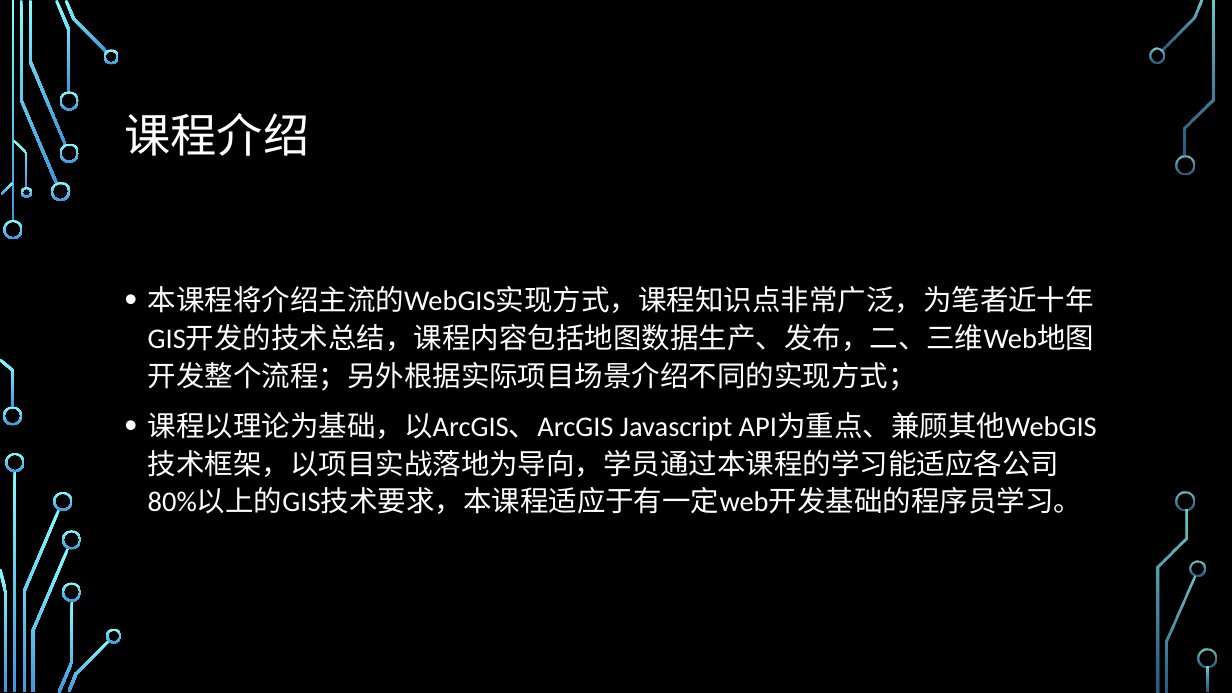
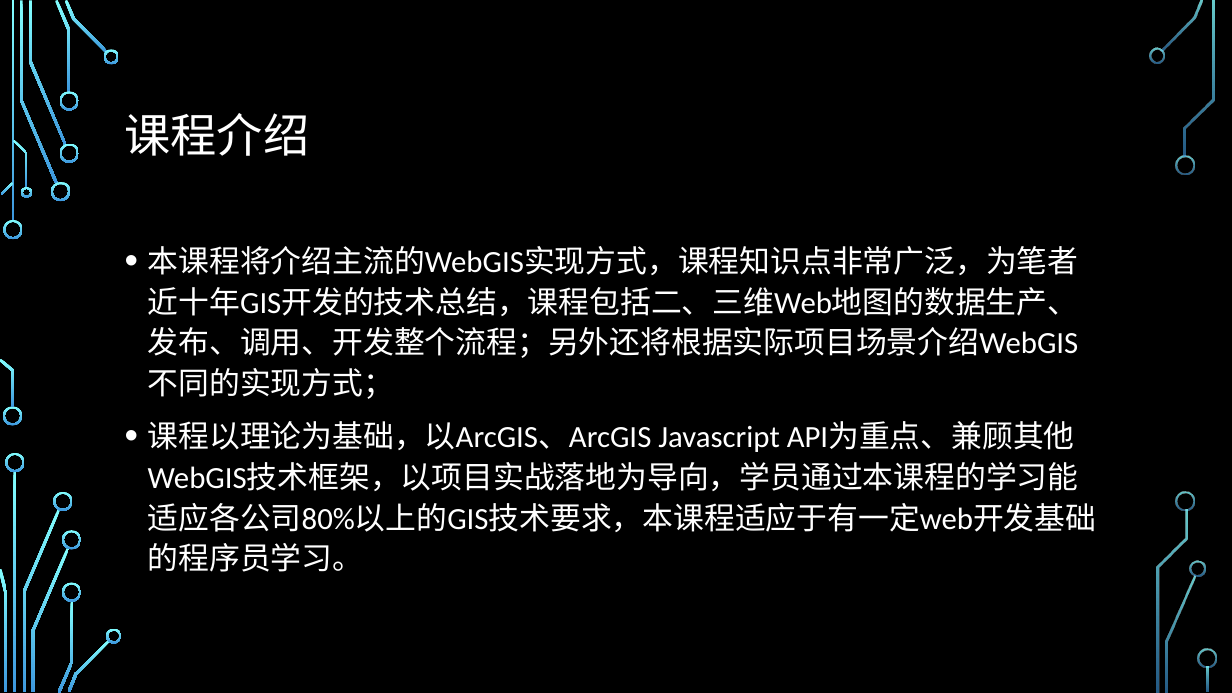
Before and after one commit to guojs/webgis, a slide deck: slide 3 of resource/WebGIS课程大纲.pptx. Drawn at 1232x693 pixels with LibreOffice and Linux fonts; fonts in the diff are those of the drawing; background and template pictures are left out. Boxes give left, top, right and bottom in pixels: in the first picture for what was removed or moved away, otherwise in the second. Text is boxed around its words. In the diff, an @@ line names an element or a change of style, - is before the commit and + after.

```diff
--- a/resource/WebGIS课程大纲.pptx
+++ b/resource/WebGIS课程大纲.pptx
@@ text "本课程将介绍主流的WebGIS实现方式，课程知识点非常广泛，为笔者近十年GIS开发的技术总结，课程包括二、三维Web地图 ...": place and size @@
-text "本课程将介绍主流的WebGIS实现方式，课程知识点非常广泛，为笔者近十年GIS开发的技术总结，课程包括二、三维Web地图 ..." at [148,286,1097,514]
+text "本课程将介绍主流的WebGIS实现方式，课程知识点非常广泛，为笔者近十年GIS开发的技术总结，课程包括二、三维Web地图 ..." at [148,246,1097,572]
@@ text at [148,246,1079,358]: text changed; size 22.2 to 24 pt @@
-• 本课程将介绍主流的WebGIS实现方式，课程知识点非常广泛，为笔者近十年GIS开发的技术总结，课程内容包括地图数据生产、发布，二、三维Web地图开发整个流程；另外根据实际项目场景介绍不同的实现方式；
+• 本课程将介绍主流的WebGIS实现方式，课程知识点非常广泛，为笔者近十年GIS开发的技术总结，课程包括二、三维Web地图的数据生产、发布、调用、开发整个流程；另外还将根据实际项目场景介绍WebGIS不同的实现方式；
@@ text at [148,421,1097,572]: size 22.2 to 24 pt in "课程以理论为基础，以ArcGIS、ArcGIS Javascript API为重点、兼顾其他WebGIS技术框架，以项目 ..." @@
```
Also in this commit, not shown: 4 other slides changed, 19 slides added, 1 slide removed, 44 other files.
